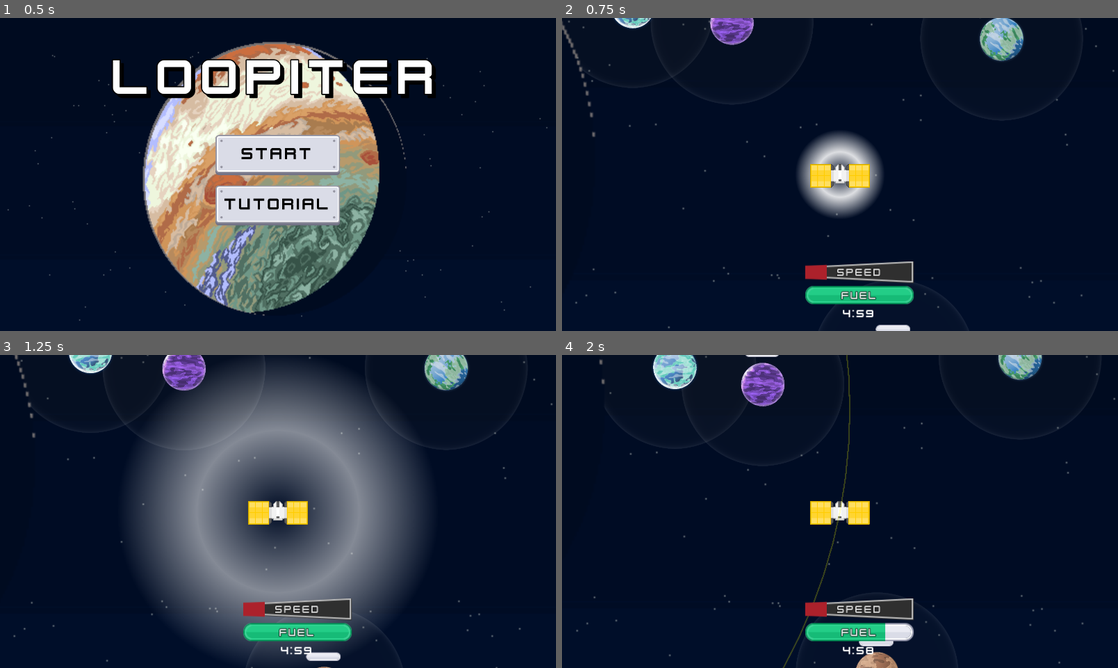
Above: before the commit, frames 1-4 (two rows, left to right).
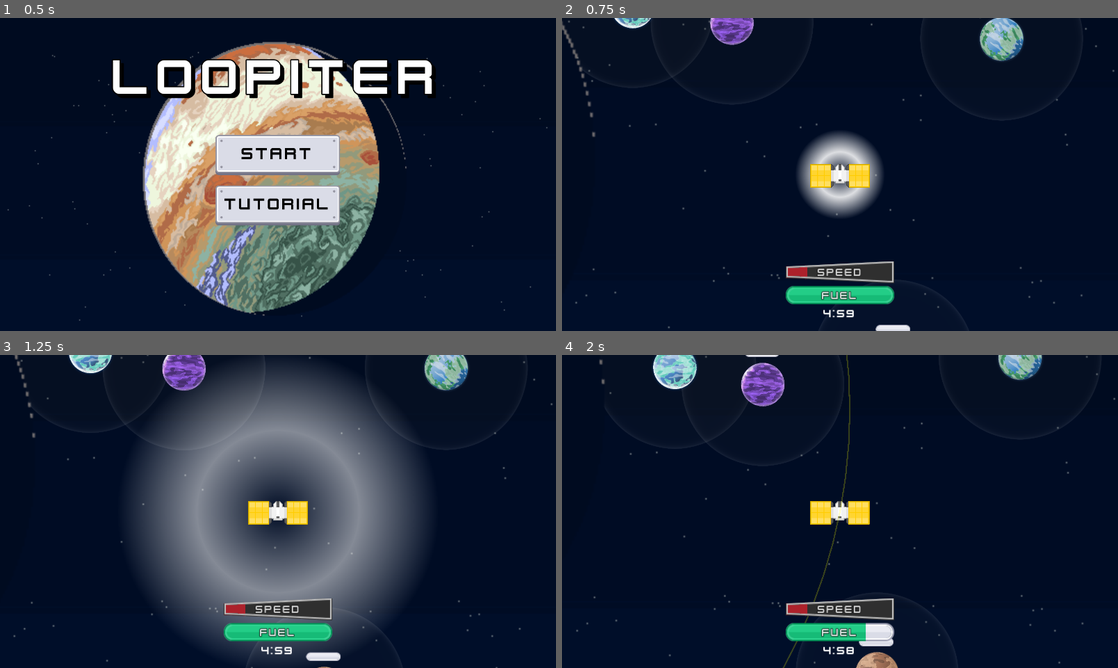
Above: after the commit, the same moments.

Repository: ThreeChooseOne/loopiter
Game: Godot game, scene res://root_scene.tscn
Same seed, same stepped clock (60 frames per second), same inputs: the game is played once before the commit and once after it.
Inputs:
- Up to frame 1 (0.5 s): no input
- Up to frame 2 (0.75 s): click "Start" at 0.5 s
- Up to frame 3 (1.25 s): no input
- Up to frame 4 (2 s): tap Enter at 1.25 s; hold D from 1.28 s (still down); tap I at 1.35 s

Frame 1 is identical in both runs. In frame 2, 1.8% of the frame differs, in the area x 40-64%, y 77-96%; in frame 3, 1.7%; in frame 4, 2.0%.

Commit message:
HUD fixes

Diff:
--- a/main.tscn
+++ b/main.tscn
@@ -6,10 +6,14 @@
 [ext_resource type="Texture2D" uid="uid://cpwyxer8quw8n" path="res://assets/ui/speed/speed_bar.png" id="4_4c57u"]
 [ext_resource type="Texture2D" uid="uid://bswv4joab5bvy" path="res://assets/background/jupiter-only.png" id="4_5vw27"]
 [ext_resource type="Texture2D" uid="uid://61ssauhjp5ex" path="res://assets/fuel.svg" id="4_7mycd"]
-[ext_resource type="Texture2D" uid="uid://c7t74jlnwx07c" path="res://assets/ui/speed/speed_bar_progress.png" id="5_efxa6"]
+[ext_resource type="Texture2D" uid="uid://ck1bplf8h3nsh" path="res://assets/ui/speed/speed_bar_border.png" id="5_dg77c"]
+[ext_resource type="Texture2D" uid="uid://cqs066fs8dvmj" path="res://assets/ui/speed/speed_bar_progress_trim.png" id="6_efxa6"]
 [ext_resource type="Theme" uid="uid://ckwnik6wg05q3" path="res://assets/theme/theme1.tres" id="7_5vw27"]
 [ext_resource type="Script" path="res://debug_canvas.gd" id="7_272bh"]
 [ext_resource type="PackedScene" uid="uid://ier84j4eh2qc" path="res://jazz/circular_halo_mask.tscn" id="7_kek77"]
+
+[sub_resource type="Animation" id="Animation_4c57u"]
+length = 0.001
 
 [sub_resource type="Animation" id="Animation_dg77c"]
 resource_name = "blink_red"
@@ -27,9 +31,6 @@
 "values": [Color(1, 1, 1, 0), Color(0.960784, 0.286275, 0.152941, 0.729412), Color(1, 1, 1, 0), Color(0.960784, 0.286275, 0.152941, 0.717647), Color(1, 1, 1, 0)]
 }
 
-[sub_resource type="Animation" id="Animation_4c57u"]
-length = 0.001
-
 [sub_resource type="AnimationLibrary" id="AnimationLibrary_ycdy4"]
 _data = {
 &"RESET": SubResource("Animation_4c57u"),
@@ -70,9 +71,9 @@
 unique_name_in_owner = true
 z_index = 100
 z_as_relative = false
-offset_left = -48.0
+offset_left = -75.0
 offset_top = 120.0
-offset_right = 102.0
+offset_right = 75.0
 offset_bottom = 202.0
 
 [node name="Speed" type="TextureProgressBar" parent="PlayerCamera/PlayerHUD"]
@@ -85,7 +86,8 @@
 stretch_margin_right = 8
 stretch_margin_bottom = 10
 texture_under = ExtResource("4_4c57u")
-texture_progress = ExtResource("5_efxa6")
+texture_over = ExtResource("5_dg77c")
+texture_progress = ExtResource("6_efxa6")
 
 [node name="RichTextLabel" type="Label" parent="PlayerCamera/PlayerHUD/Speed"]
 modulate = Color(1, 1, 1, 0.835294)
Binary file added: assets/ui/speed/speed_bar_border.png
Not shown, changed: assets/ui/speed/speed_bar_border.png.import
Binary file removed: assets/ui/speed/speed_bar_progress.png
Binary file added: assets/ui/speed/speed_bar_progress_trim.png
Not shown, added: assets/ui/speed/speed_bar_progress_trim.png.import
Not shown: 1 places in main.tscn that only renumber resources
